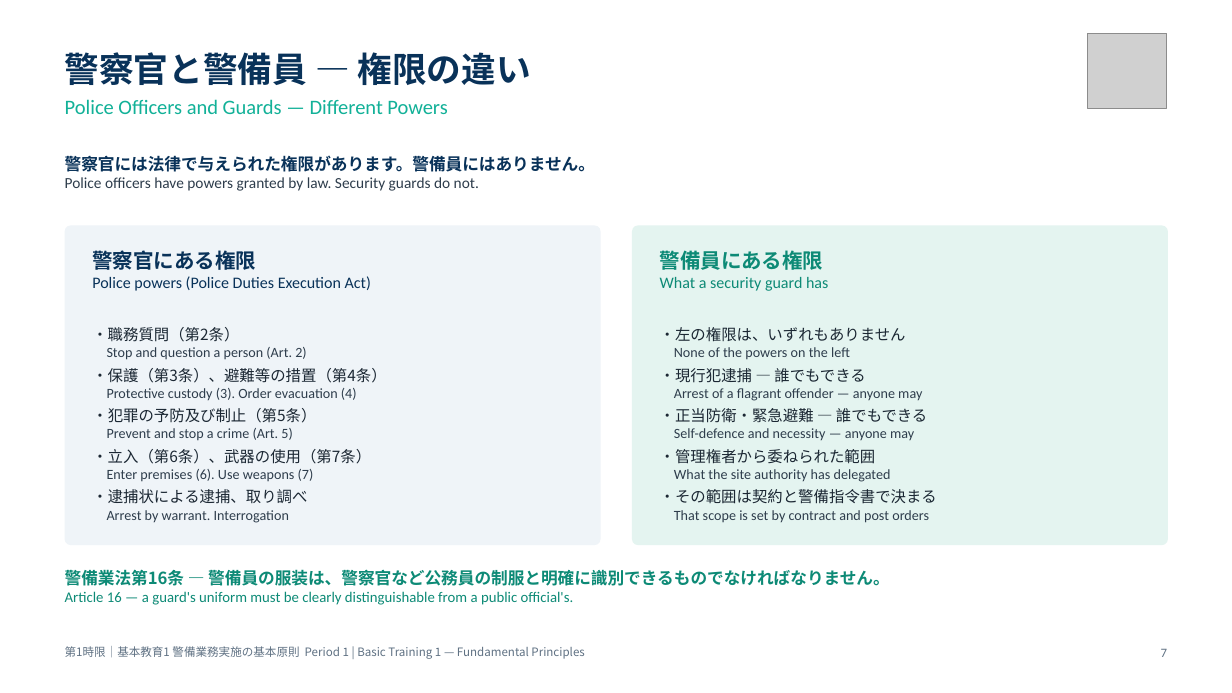
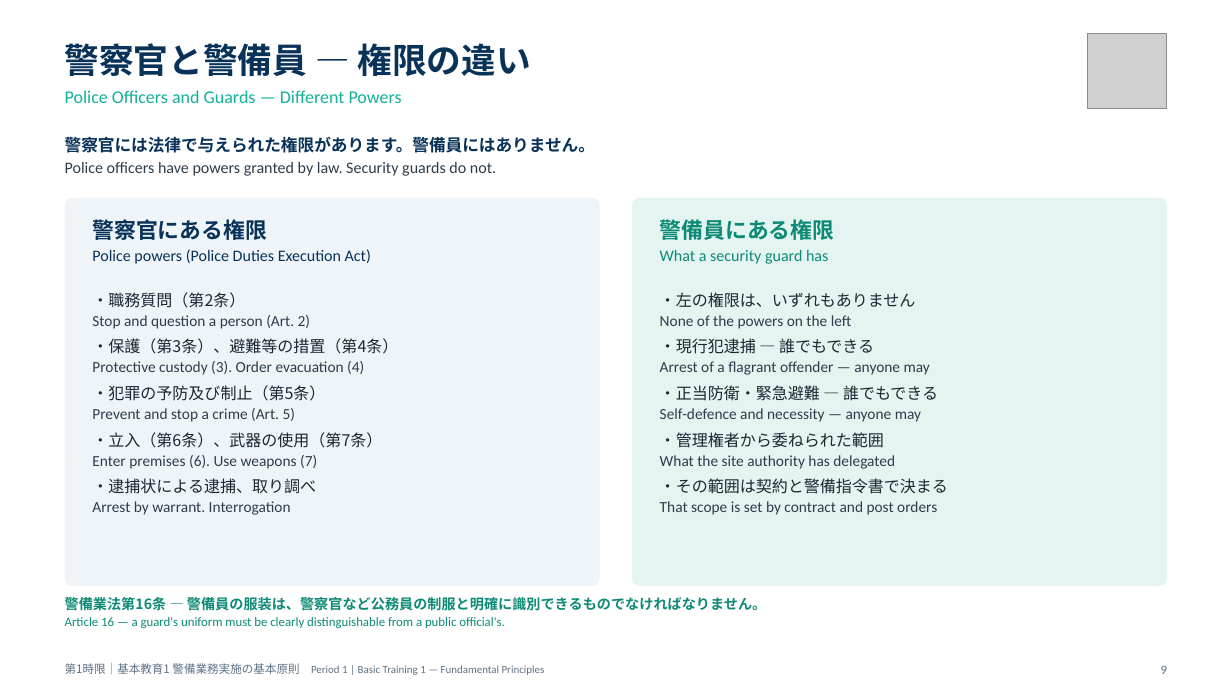
Before and after one commit to hrsmhiroshi-cpu/Training-, a slide deck: slide 9 of 新任講習/out/01_1限_警備業務実施の基本原則.pptx (slide 7 before the commit). Drawn at 1232x693 pixels with LibreOffice and Linux fonts; fonts in the diff are those of the drawing; grey boxes stand for pictures. Boxes give left, top, right and bottom in pixels: in the first picture for what was removed or moved away, otherwise in the second. Text is boxed around its words. In the diff, an @@ line names an element or a change of style, - is before the commit and + after.

```diff
--- a/新任講習/out/01_1限_警備業務実施の基本原則.pptx
+++ b/新任講習/out/01_1限_警備業務実施の基本原則.pptx
@@ text "警察官と警備員 ― 権限の違い": place and size @@
-text "警察官と警備員 ― 権限の違い" at [65,52,531,114]
+text "警察官と警備員 ― 権限の違い" at [65,43,531,103]
@@ text at [65,90,402,103]: size 16 to 14 pt in "Police Officers and Guards — Different Powers"; more space between paragraphs @@
@@ text "警察官には法律で与えられた権限があります。警備員にはありません。": place and size @@
-text "警察官には法律で与えられた権限があります。警備員にはありません。" at [65,155,595,191]
+text "警察官には法律で与えられた権限があります。警備員にはありません。" at [65,136,595,176]
@@ text at [65,162,496,176]: size 12 to 12.5 pt in "Police officers have powers granted by law. ..."; more space between paragraphs @@
@@ rounded rectangle: place and size @@
-rounded rectangle at [65,226,601,545]
+rounded rectangle at [65,198,600,586]
@@ rounded rectangle: place and size @@
-rounded rectangle at [632,226,1168,545]
+rounded rectangle at [632,198,1167,586]
@@ text "警察官にある権限": place and size @@
-text "警察官にある権限" at [92,250,371,291]
+text "警察官にある権限" at [92,219,371,264]
@@ text "警察官にある権限" at [92,219,371,264]: size 16 to 17 pt in "警察官にある権限"; more space between paragraphs @@
@@ text "警備員にある権限": place and size @@
-text "警備員にある権限" at [660,250,828,291]
+text "警備員にある権限" at [660,219,835,264]
@@ text "警備員にある権限" at [660,219,835,264]: size 16 to 17 pt in "警備員にある権限"; more space between paragraphs @@
@@ text "・職務質問（第2条）": place and size @@
-text "・職務質問（第2条）" at [92,327,386,523]
+text "・職務質問（第2条）" at [92,292,398,515]
@@ text "・職務質問（第2条）" at [92,292,398,515]: size 12 to 12.5 pt in "・職務質問（第2条）", "・保護（第3条）、避難等の措置（第4条）", "・犯罪の予防及び制止（第5条）", "・立入（第6条）、武器の使用（第7条）" and 1 more places; size 11 to 12 pt in "Stop and question a person (Art. 2)", "Protective custody (3). Order evacuation (4)", "Prevent and stop a crime (Art. 5)", "Enter premises (6). Use weapons (7)" and 1 more places; more space between paragraphs @@
@@ text "・左の権限は、いずれもありません": place and size @@
-text "・左の権限は、いずれもありません" at [660,327,937,523]
+text "・左の権限は、いずれもありません" at [660,292,948,515]
@@ text "・左の権限は、いずれもありません" at [660,292,948,515]: size 12 to 12.5 pt in "・左の権限は、いずれもありません", "・現行犯逮捕 ― 誰でもできる", "・正当防衛・緊急避難 ― 誰でもできる", "・管理権者から委ねられた範囲" and 1 more places; size 11 to 12 pt in "None of the powers on the left", "Arrest of a flagrant offender — anyone ...", "Self-defence and necessity — anyone may", "What the site authority has delegated" and 1 more places; more space between paragraphs @@
@@ text "警備業法第16条 ― 警備員の服装は、警察官など公務員の制服と明確に識別できるものでなければなりません。": place and size @@
-text "警備業法第16条 ― 警備員の服装は、警察官など公務員の制服と明確に識別できるものでなければなりません。" at [65,569,890,605]
+text "警備業法第16条 ― 警備員の服装は、警察官など公務員の制服と明確に識別できるものでなければなりません。" at [65,597,766,629]
@@ text "警備業法第16条 ― 警備員の服装は、警察官など公務員の制服と明確に識別できるものでなければなりません。" at [65,597,766,629]: size 13 to 11 pt in "警備業法第16条 ― 警備員の服装は、警察官など公務員の制服と明確に識別できるものでなければなりません。"; size 11.5 to 10 pt in "Article 16 — a guard's uniform must ..."; more space between paragraphs @@
@@ text "第1時限｜基本教育1 警備業務実施の基本原則 Period 1 | ...": place and size @@
-text "第1時限｜基本教育1 警備業務実施の基本原則 Period 1 | ..." at [65,646,584,659]
+text "第1時限｜基本教育1 警備業務実施の基本原則 Period 1 | ..." at [65,663,545,675]
@@ text "第1時限｜基本教育1 警備業務実施の基本原則 Period 1 | ..." at [65,663,545,675]: size 9 to 8.5 pt, font Noto Sans CJK JP to Calibri in "Period 1 | Basic Training 1 — ..." @@
@@ text at [1161,666,1167,674]: text changed @@
-7
+9
```
Also in this commit, not shown: 17 other slides changed, 7 slides added, 2 other files.
